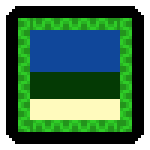
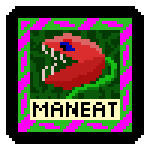
Layered file, before and after one edit (150 × 150). Changes by layer:
hid "Environment-Plains" over [30, 30, 120, 117]
showed "Alien-ManEater", painted on it over [30, 30, 120, 117]
hid "EnvironmentBorder" over [18, 18, 132, 132]
showed "AlienPlantBorder" over [18, 18, 132, 132]
